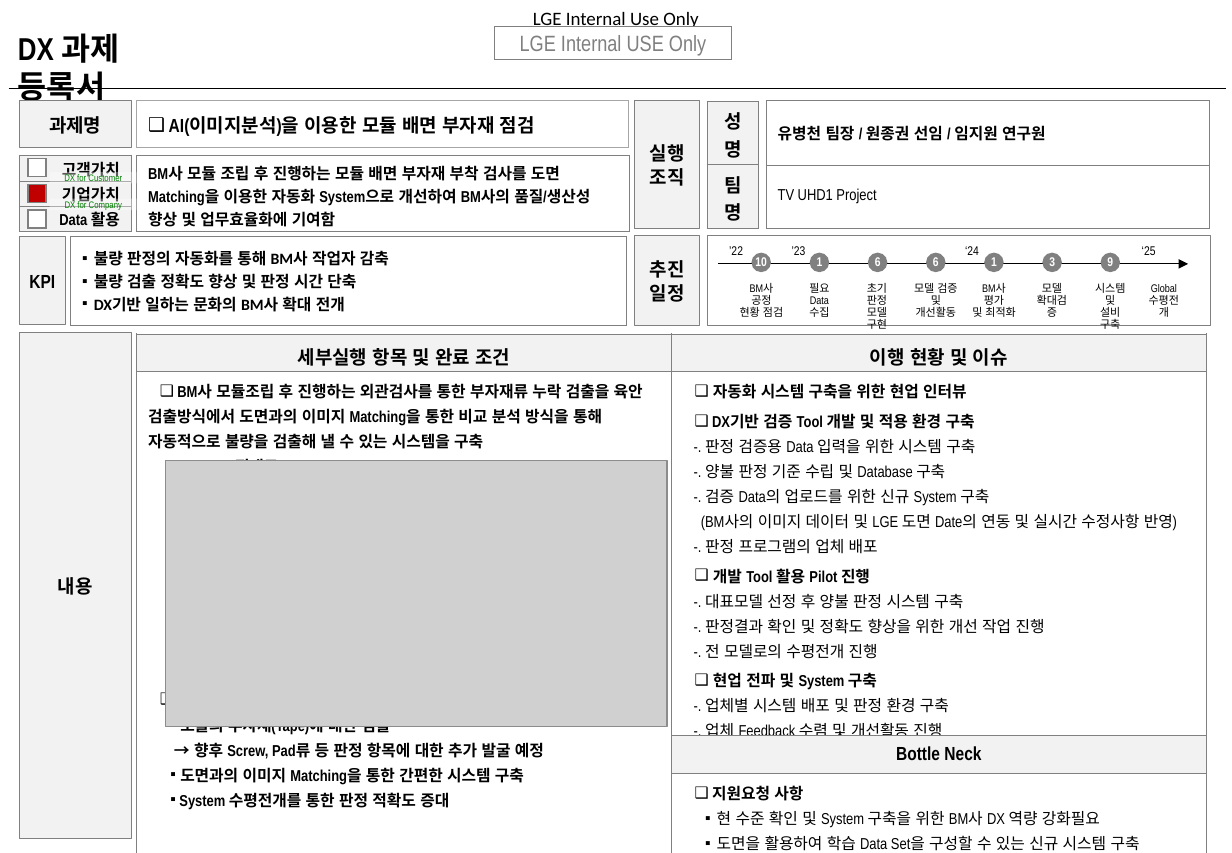
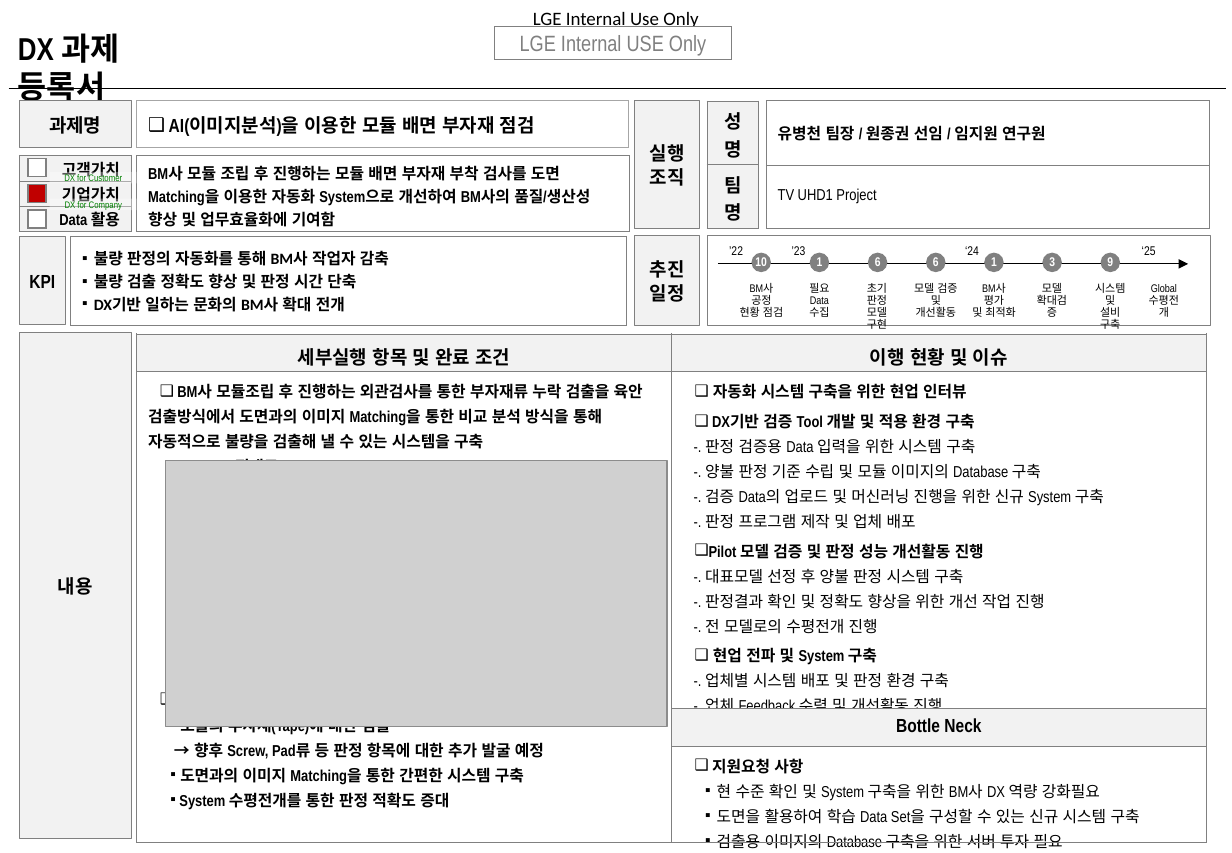
Before and after one commit to jongkwonwon/LGE_DX3, a slide deck: slide 1 of DX 제출용 장표/Domain DX Level 3 과제 등록서_작성중.pptx. Drawn at 1232x853 pixels with LibreOffice and Linux fonts; fonts in the diff are those of the drawing; grey boxes stand for pictures. Boxes give left, top, right and bottom in pixels: in the first picture for what was removed or moved away, otherwise in the second. Text is boxed around its words. In the diff, an @@ line names an element or a change of style, - is before the commit and + after.

Commit message:
장표업데이트

```diff
--- a/DX 제출용 장표/Domain DX Level 3 과제 등록서_작성중.pptx
+++ b/DX 제출용 장표/Domain DX Level 3 과제 등록서_작성중.pptx
@@ table at (137,334,1206,853) @@
-row 2, column 2: 자동화 시스템 구축을 위한 현업 인터뷰 / DX기반 검증 Tool 개발 및 적용 환경 구축 / -. 판정 검증용 Data 입력을 위한 시스템 구축 / -. 양불 판정 기준 수립 및 Database 구축 / -. 검증 Data의 업로드를 위한 신규 System 구축 / (BM사의 이미지 데이터 및 LGE 도면 Date의 연동 및 실시간 수정사항 반영) / -. 판정 프로그램의 업체 배포 / 개발 Tool 활용 Pilot 진행 / -. 대표모델 선정 후 양불 판정 시스템 구축 / -. 판정결과 확인 및 정확도 향상을 위한 개선 작업 진행 / -. 전 모델로의 수평전개 진행 / 현업 전파 및 System 구축 / -. 업체별 시스템 배포 및 판정 환경 구축 / -. 업체 Feedback 수렴 및 개선활동 진행
+row 2, column 2: 자동화 시스템 구축을 위한 현업 인터뷰 / DX기반 검증 Tool 개발 및 적용 환경 구축 / -. 판정 검증용 Data 입력을 위한 시스템 구축 / -. 양불 판정 기준 수립 및 모듈 이미지의 Database 구축 / -. 검증 Data의 업로드 및 머신러닝 진행을 위한 신규 System 구축 / -. 판정 프로그램 제작 및 업체 배포 / Pilot 모델 검증 및 판정 성능 개선활동 진행 / -. 대표모델 선정 후 양불 판정 시스템 구축 / -. 판정결과 확인 및 정확도 향상을 위한 개선 작업 진행 / -. 전 모델로의 수평전개 진행 / 현업 전파 및 System 구축 / -. 업체별 시스템 배포 및 판정 환경 구축 / -. 업체 Feedback 수렴 및 개선활동 진행
```
Also in this commit, not shown: 5 other files.
